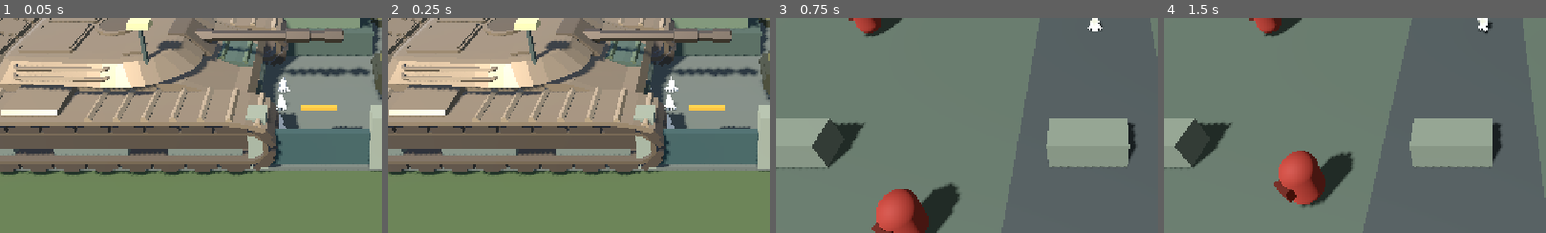
Above: before the commit, frames 1-4 (left to right).
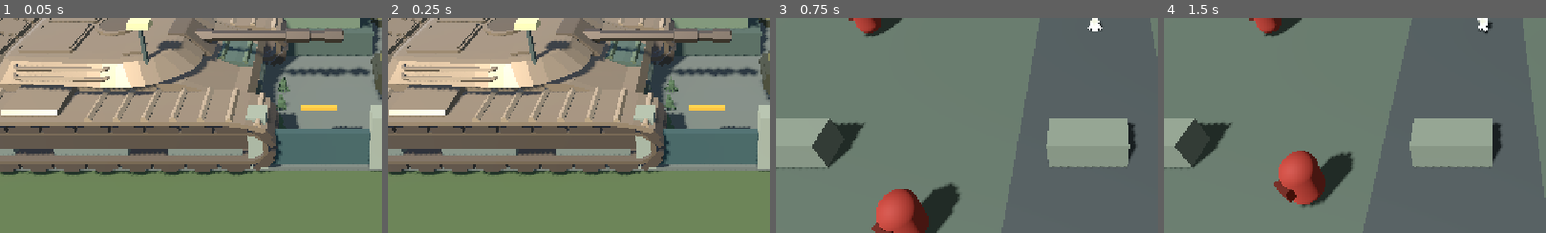
Above: after the commit, the same moments.

Repository: alshwqazf70-svg/last-command-android
Game: Godot game, scene res://scenes/base_preview.tscn
The game is run twice, just before and just after one commit, with the same random seed, the same clock (stepped at 60 frames per second) and the same inputs.
Inputs (mouse positions are % of the whole screen's width and height, from its top left):
- Up to frame 1 (0.05 s): no input
- Up to frame 2 (0.25 s): no input
- Up to frame 3 (0.75 s): click "START COMBAT MISSION ▶" at 0.5 s
- Up to frame 4 (1.5 s): tap Enter (ui_accept) at 1.25 s; move the mouse to (72, 45) at 1.27 s; hold Right (ui_right) from 1.28 s (still down); click (72, 45) at 1.42 s
The pictures show only the part of the screen within x 8-58%, y 50-100%; the shares and areas given below are measured in that part.

The runs differ from the first frame. In frame 1, 0.3% of the frame differs, in the area x 72-76%, y 27-52%; in frame 2, 0.3%; in frame 3, nothing differs; in frame 4, nothing differs.

Commit message:
Apply consistent mobile-safe military material to soldier mesh

Diff:
--- a/project/scripts/base_preview.gd
+++ b/project/scripts/base_preview.gd
@@ -189,7 +189,7 @@
 	_add_box("Gate warning light", Vector3(0.0, 2.45, 9.2), Vector3(1.2, 0.12, 0.16), Color(0.92, 0.56, 0.18))
 
 func _build_parked_armor() -> void:
-	# Four original Quaternius CC0 tanks provide recognizable armored vehicles.
+	# Three verified Quaternius CC0 tanks provide recognizable armored vehicles.
 	var tank_paths := [
 		"res://assets/vehicles/tanks/tank-a.glb",
 		"res://assets/vehicles/tanks/tank-b.glb",
@@ -230,6 +230,7 @@
 			soldier_root.name = "Base_Soldier_%02d" % (row * 4 + column + 1)
 			soldier_root.position = Vector3(-5.0 + float(column) * 1.15, 0.0, 5.0 + float(row) * 1.25)
 			soldier_root.scale = Vector3.ONE * 0.82
+			_apply_soldier_surface(soldier_root)
 			add_child(soldier_root)
 			var animator := soldier_root.find_child("AnimationPlayer", true, false) as AnimationPlayer
 			if animator != null:
@@ -241,6 +242,14 @@
 						break
 				if not idle_animation.is_empty():
 					animator.play(idle_animation)
+
+func _apply_soldier_surface(root: Node) -> void:
+	var uniform := _make_material(Color(0.25, 0.34, 0.25))
+	uniform.roughness = 0.94
+	for child in root.find_children("*", "MeshInstance3D", true, false):
+		var mesh_node := child as MeshInstance3D
+		if mesh_node != null:
+			mesh_node.material_override = uniform
 
 func _make_fallback_base_soldier() -> Node3D:
 	var soldier := Node3D.new()
